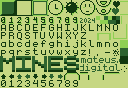
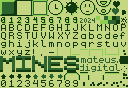
Layered file, before and after one edit (128×88). Changes by layer:
renamed "Layer 10" to "Layer 9 copy", painted on it over box(1, 1, 128, 87)
hid "Layer 9", painted on it over box(1, 1, 128, 87)
